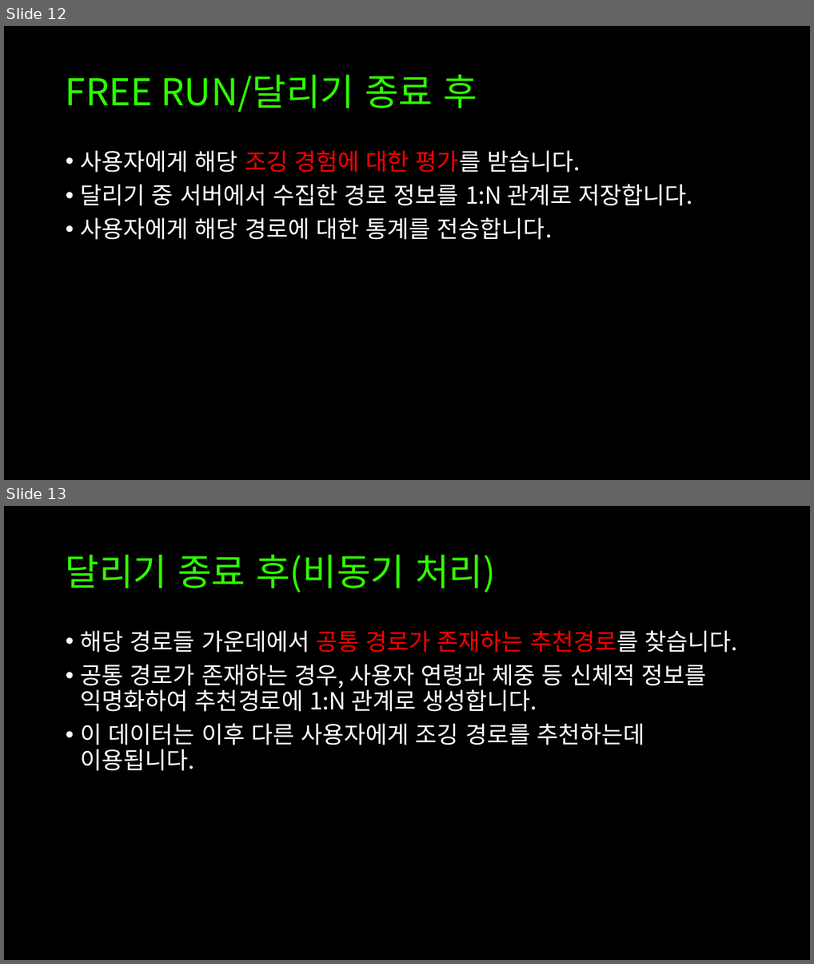
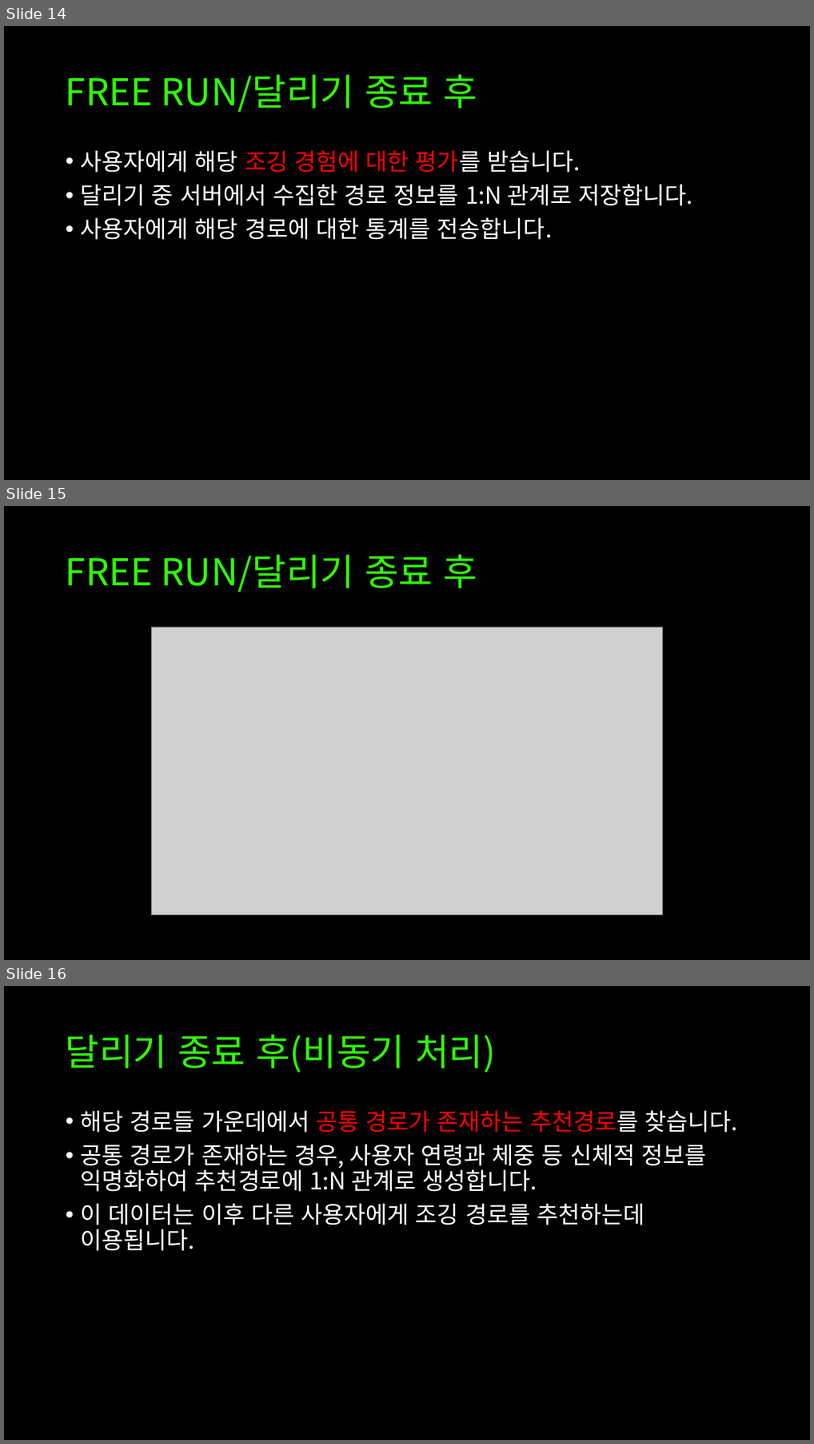
Before and after one commit to pram11/cbnu_opensourceproj, a slide deck: 03_4주차 과제/오픈소스전문프로젝트_Report#02-1_10조.pptx. Shown one above the other, each under a label of ours: slides 12 and 13 before the commit, slides 14, 15 and 16 after it. The pictures are 814x964 and 814x1444 pixels, drawn with LibreOffice and Linux fonts; fonts in the diff are those of the drawing; grey boxes stand for pictures. Boxes give left, top, right and bottom in pixels: in the first picture for what was removed or moved away, otherwise in the second. Text is boxed around its words. In the diff, an @@ line names an element or a change of style, - is before the commit and + after.

```diff
--- a/03_4주차 과제/오픈소스전문프로젝트_Report#02-1_10조.pptx
+++ b/03_4주차 과제/오픈소스전문프로젝트_Report#02-1_10조.pptx
@@ slide 15 added at (x1=4, y1=506, x2=810, y2=960), background #000000 @@
@@ title added at (x1=66, y1=554, x2=477, y2=592), 44 pt, text #2FFF00 @@
+FREE RUN/달리기 종료 후
@@ picture added at (x1=152, y1=627, x2=663, y2=915) @@
@@ what was slide 12 is now slide 14 @@
@@ what was slide 13 is now slide 16 @@
```
Also in this commit, not shown: 3 other slides added.
